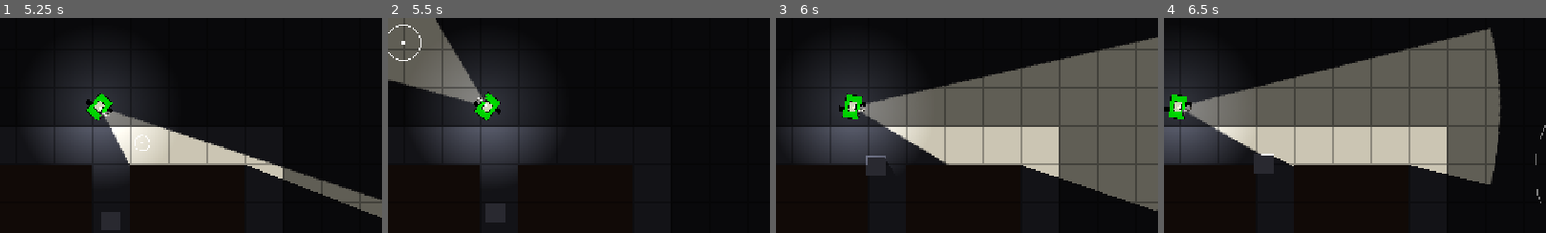
Above: before the commit, frames 1-4 (left to right).
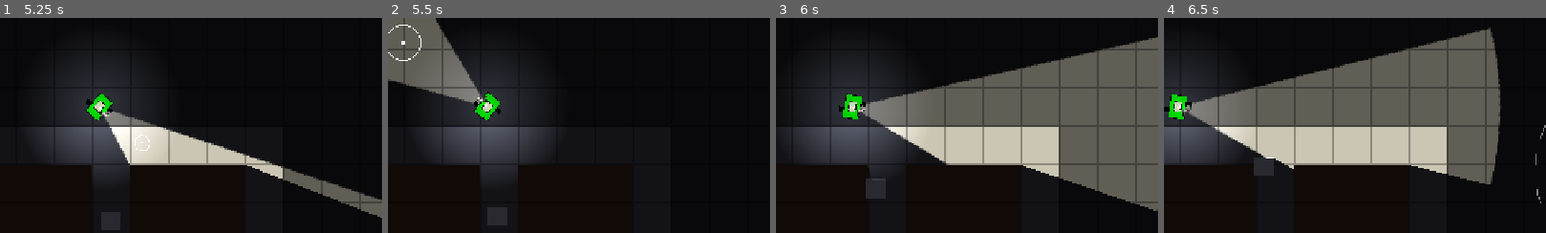
Above: after the commit, the same moments.

Repository: MKBSP/Zombie-game
Game: Godot game, scene res://scenes/ui/main_menu.tscn
The game is run twice, just before and just after one commit, with the same random seed, the same clock (stepped at 60 frames per second) and the same inputs.
Inputs (mouse positions are % of the whole screen's width and height, from its top left):
- Up to frame 1 (5.25 s): click "PLAY" at 0.5 s; click "SINGLE PLAYER" at 1.25 s; click "HUMAN (shooter)" at 2 s; tap Enter (ui_accept) at 2.75, 3.02 s; move the mouse to (72, 45) at 2.77 s; hold D (move_right) 2.78-3.5 s; hold Down (cam_down) 2.78-3.5 s; click (72, 45) at 2.92 s; drag from (30, 55) to (55, 49) at 3.52 s; move the mouse to (60, 28) at 4.27 s; hold D (move_right) 4.28-5 s; hold Right (cam_right) 4.28-5 s; drag from (45, 70) to (20, 35) at 5.02 s
- Up to frame 2 (5.5 s): no input
- Up to frame 3 (6 s): move the mouse to (80, 65) at 5.77 s; hold A (move_left) from 5.78 s (still down); tap X (drop_weapon) at 5.85 s
- Up to frame 4 (6.5 s): keep holding A (move_left); tap Enter (ui_accept) at 6.02 s
The pictures show only the part of the screen within x 18-68%, y 29-79%; the shares and areas given below are measured in that part.

Frame 1 is identical in both runs. In frame 2, 0.2% of the frame differs, in the area x 25-32%, y 86-97%; in frame 3, 0.6%, in the area x 23-29%, y 64-84%; in frame 4, 0.2%.

Commit message:
feat(units): RVO avoidance so zombies and NPCs no longer overlap or pass through; close Phase B

Diff:
--- a/scenes/npc/npc_human.gd
+++ b/scenes/npc/npc_human.gd
@@ -91,6 +91,13 @@
 	if multiplayer.is_server():
 		nav_agent.path_desired_distance = 8.0
 		nav_agent.target_desired_distance = 8.0
+		var sep: Dictionary = Balance.SEPARATION
+		nav_agent.avoidance_enabled = true
+		nav_agent.radius = sep.agent_radius
+		nav_agent.neighbor_distance = sep.neighbor_distance
+		nav_agent.max_neighbors = sep.max_neighbors
+		nav_agent.time_horizon_agents = sep.time_horizon
+		nav_agent.velocity_computed.connect(_on_velocity_computed)
 		conversion_zone.body_entered.connect(_on_zone_body_entered)
 		npc_shoot_cooldown.timeout.connect(_on_npc_shoot_cooldown_timeout)
 		# Short randomized first wait so NPCs don't all move at once
@@ -137,7 +144,12 @@
 
 func _nav_move() -> void:
 	var next_pos: Vector2 = nav_agent.get_next_path_position()
-	velocity = (next_pos - global_position).normalized() * speed
+	nav_agent.set_velocity((next_pos - global_position).normalized() * speed)
+	# velocity applied in _on_velocity_computed (RVO avoidance)
+
+
+func _on_velocity_computed(safe_velocity: Vector2) -> void:
+	velocity = safe_velocity
 	move_and_slide()
 
 
--- a/scenes/zombie/master_zombie.gd
+++ b/scenes/zombie/master_zombie.gd
@@ -37,6 +37,13 @@
 	modulate = Color(1.0, 0.2, 0.2)
 	# AI/simulation runs on the server only (true in single player too)
 	set_physics_process(multiplayer.is_server())
+	var sep: Dictionary = Balance.SEPARATION
+	nav_agent.avoidance_enabled = true
+	nav_agent.radius = sep.agent_radius
+	nav_agent.neighbor_distance = sep.neighbor_distance
+	nav_agent.max_neighbors = sep.max_neighbors
+	nav_agent.time_horizon_agents = sep.time_horizon
+	nav_agent.velocity_computed.connect(_on_velocity_computed)
 	await get_tree().physics_frame
 	nav_agent.target_position = global_position  # Stay put initially
 
@@ -61,13 +68,17 @@
 
 	var next_point := nav_agent.get_next_path_position()
 	var direction := (next_point - global_position).normalized()
-	velocity = direction * speed
+	nav_agent.set_velocity(direction * speed)
+	# velocity applied in _on_velocity_computed (RVO avoidance)
+
+	_check_contact_damage(delta)
+
+
+func _on_velocity_computed(safe_velocity: Vector2) -> void:
+	velocity = safe_velocity
 	move_and_slide()
-
 	if velocity.length() > 0:
 		rotation = velocity.angle()
-
-	_check_contact_damage(delta)
 
 
 func _target_in_range() -> bool:
--- a/scenes/zombie/zombie.gd
+++ b/scenes/zombie/zombie.gd
@@ -46,6 +46,13 @@
 	hp = max_hp
 	# AI/simulation runs on the server only (true in single player too)
 	set_physics_process(multiplayer.is_server())
+	var sep: Dictionary = Balance.SEPARATION
+	nav_agent.avoidance_enabled = true
+	nav_agent.radius = sep.agent_radius
+	nav_agent.neighbor_distance = sep.neighbor_distance
+	nav_agent.max_neighbors = sep.max_neighbors
+	nav_agent.time_horizon_agents = sep.time_horizon
+	nav_agent.velocity_computed.connect(_on_velocity_computed)
 	await get_tree().physics_frame
 	nav_agent.target_position = global_position  # Stay put initially
 
@@ -86,13 +93,17 @@
 
 	var next_point := nav_agent.get_next_path_position()
 	var direction := (next_point - global_position).normalized()
-	velocity = direction * speed
+	nav_agent.set_velocity(direction * speed)
+	# velocity applied in _on_velocity_computed (RVO avoidance)
+
+	_check_contact_damage(delta)
+
+
+func _on_velocity_computed(safe_velocity: Vector2) -> void:
+	velocity = safe_velocity
 	move_and_slide()
-
 	if velocity.length() > 0:
 		rotation = velocity.angle()
-
-	_check_contact_damage(delta)
 
 
 ## Returns true if the target (shooter) is within this zombie's vision range.
--- a/scripts/balance.gd
+++ b/scripts/balance.gd
@@ -30,6 +30,14 @@
 const FAST   := { speed = 220.0, max_hp = 150, contact_dps = 18.0, vision = 2, contact_px = 38.0, scale = 1.0, damage_per_hit = 12, attack_interval = 0.7 }
 const FAT    := { speed = 76.5,  max_hp = 750, contact_dps = 60.0, vision = 2, contact_px = 38.0, scale = 1.5, damage_per_hit = 45, attack_interval = 1.3 }
 const MASTER := { speed = 60.0,  max_hp = 450, contact_dps = 12.0, vision = 3, contact_px = 48.0, scale = 1.8, damage_per_hit = 20, attack_interval = 1.2 }
+
+# --- Unit separation (RVO avoidance) ---------------------------------------
+const SEPARATION := {
+	agent_radius = 16.0,       # px, ~body radius; agents keep this much apart
+	neighbor_distance = 80.0,  # px, how far an agent looks for neighbors
+	max_neighbors = 10,
+	time_horizon = 1.0,        # s, how far ahead RVO predicts collisions
+}
 
 # --- NPC -------------------------------------------------------------------
 const NPC := {
Not shown, changed: CHANGELOG.md
